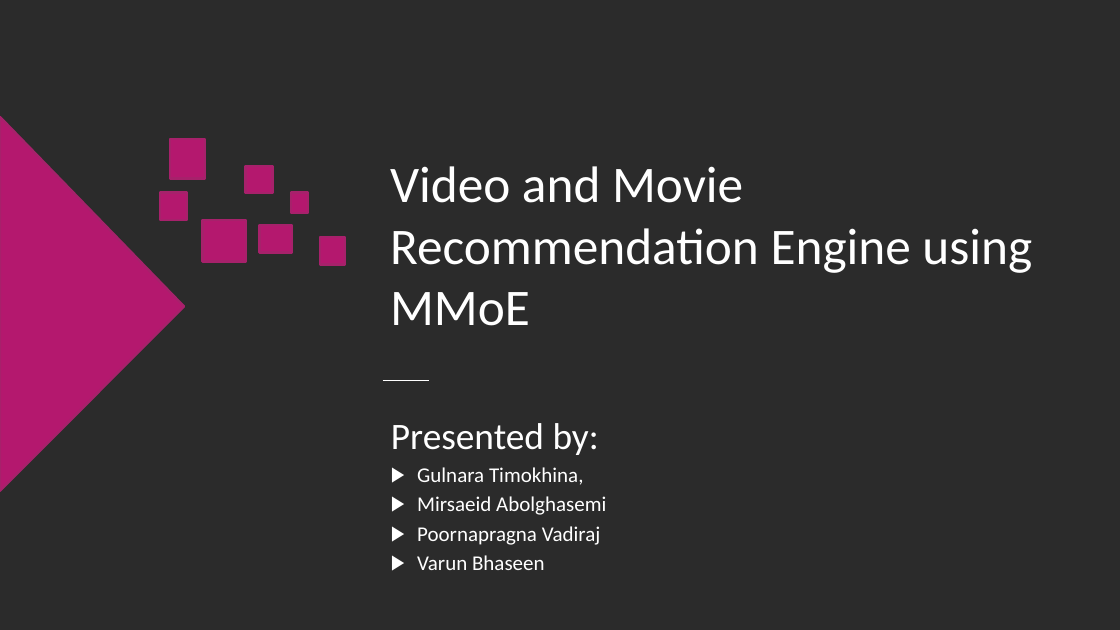
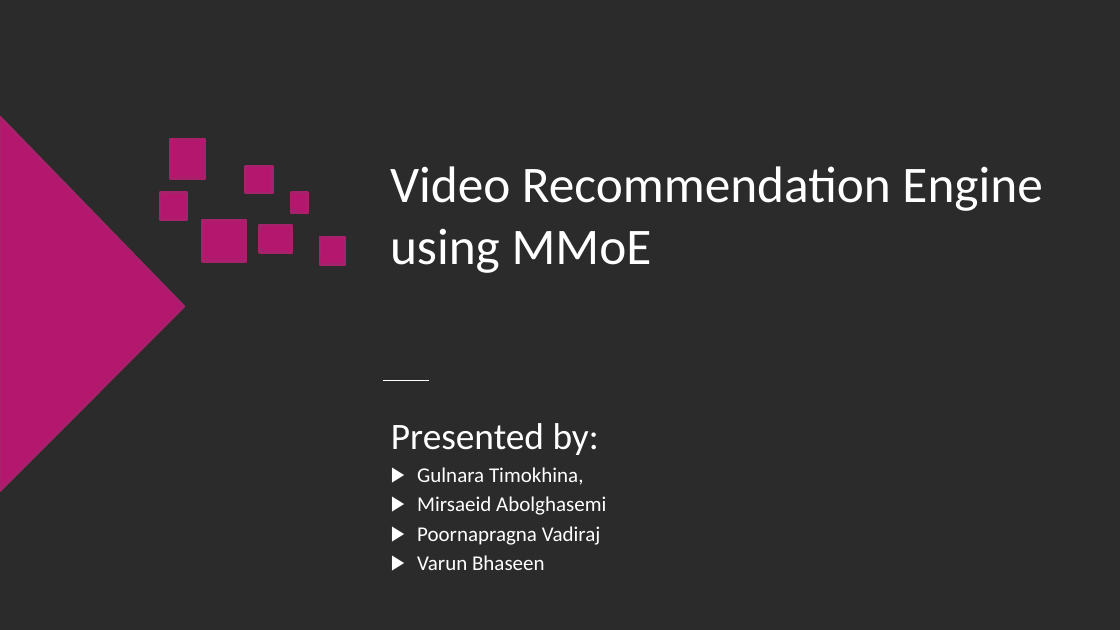
Before and after one commit to GPSV-Project/Recommendation_System, a slide deck: slide 1 of 3- Presentation/Recommendation Engine Project using MMoE.pptx. Drawn at 1120x630 pixels with LibreOffice and Linux fonts; fonts in the diff are those of the drawing; background and template pictures are left out; a plain dark background stands for a picture behind light text. Boxes give left, top, right and bottom in pixels: in the first picture for what was removed or moved away, otherwise in the second. Text is boxed around its words. In the diff, an @@ line names an element or a change of style, - is before the commit and + after.

```diff
--- a/3- Presentation/Recommendation Engine Project using MMoE.pptx
+++ b/3- Presentation/Recommendation Engine Project using MMoE.pptx
@@ title at <box>390,166,1042,273</box>: text changed @@
-Video and Movie Recommendation Engine using MMoE
+Video Recommendation Engine using MMoE
```
Also in this commit, not shown: 8 other slides changed, 5 slides added, 11 other files.
